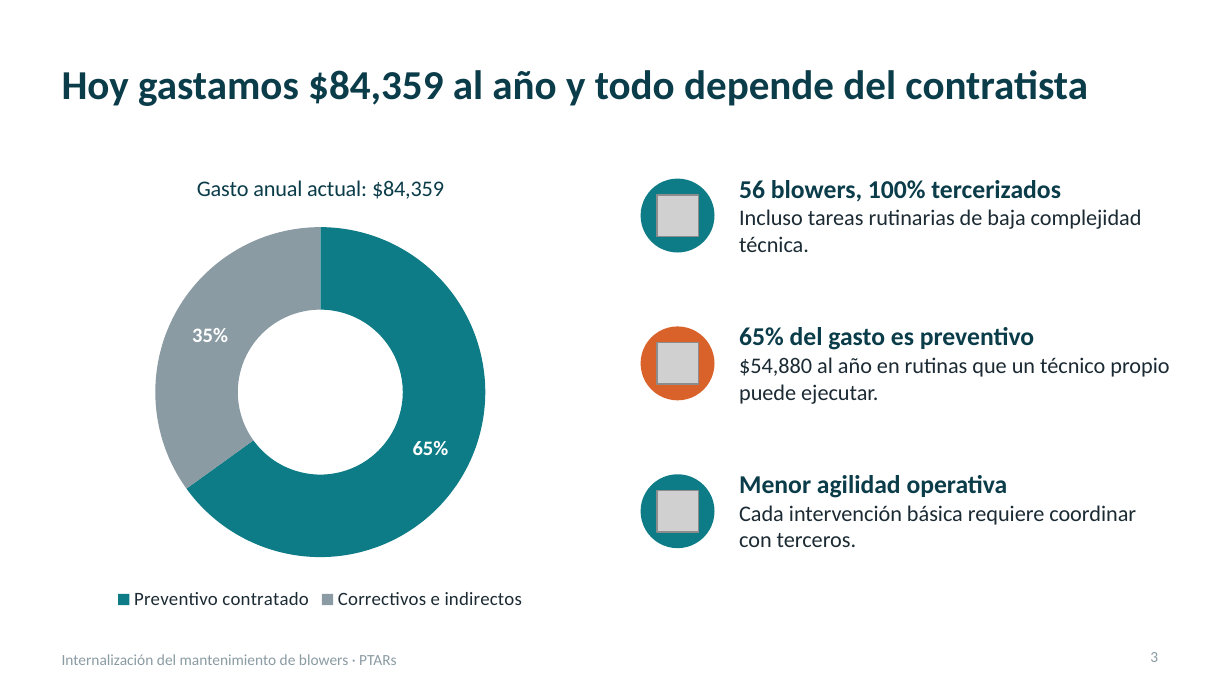
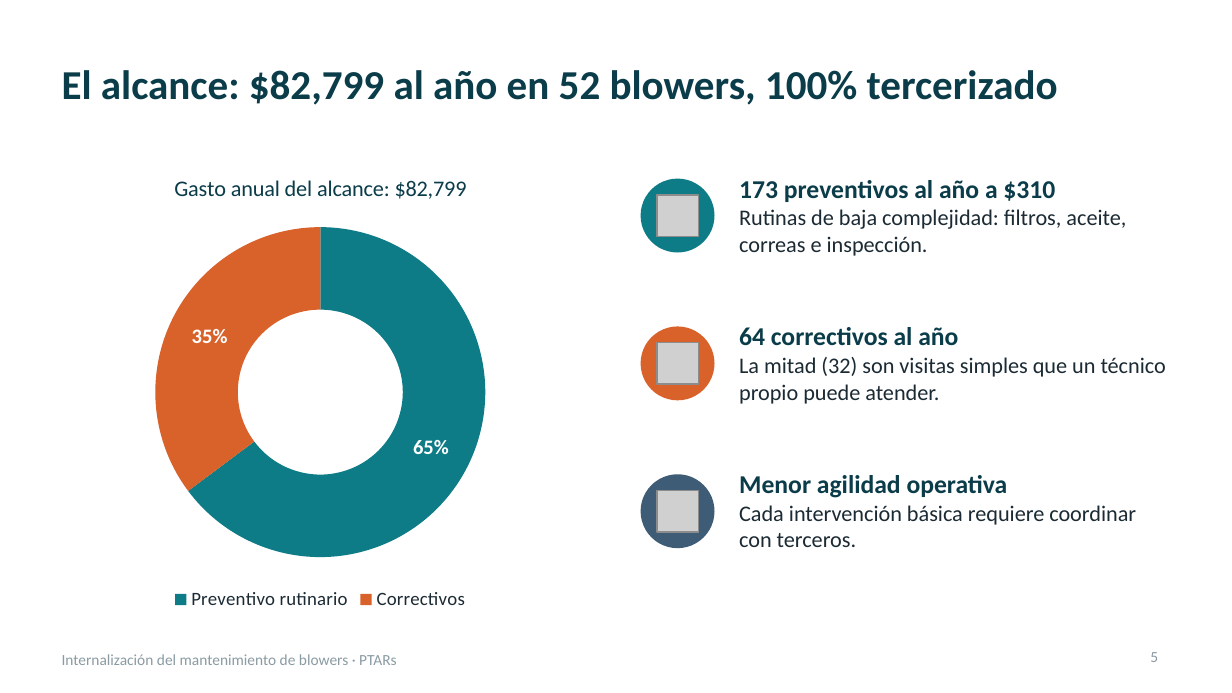
Before and after one commit to jjsamcar/Codigo-IA, a slide deck: slide 5 of presentaciones/Blowers_PTARs_Resumen_Gerencia.pptx (slide 3 before the commit). Drawn at 1232x693 pixels with LibreOffice and Linux fonts; fonts in the diff are those of the drawing; grey boxes stand for pictures. Boxes give left, top, right and bottom in pixels: in the first picture for what was removed or moved away, otherwise in the second. Text is boxed around its words. In the diff, an @@ line names an element or a change of style, - is before the commit and + after.

```diff
--- a/presentaciones/Blowers_PTARs_Resumen_Gerencia.pptx
+++ b/presentaciones/Blowers_PTARs_Resumen_Gerencia.pptx
@@ title at box(62, 70, 1058, 105): text changed @@
-Hoy gastamos $84,359 al año y todo depende del contratista
+El alcance: $82,799 al año en 52 blowers, 100% tercerizado
@@ doughnut chart at box(62, 154, 579, 616) @@
@@ title "Gasto anual actual: $84,359" to "Gasto anual del alcance: $82,799" @@
-categories: Preventivo contratado, Correctivos e indirectos
+categories: Preventivo rutinario, Correctivos
@@ colours of single points changed @@
@@ text at box(739, 180, 1126, 256): text changed @@
-56 blowers, 100% tercerizados
-Incluso tareas rutinarias de baja complejidad técnica.
+173 preventivos al año a $310
+Rutinas de baja complejidad: filtros, aceite, correas e inspección.
@@ text at box(739, 327, 1166, 404): text changed @@
-65% del gasto es preventivo
-$54,880 al año en rutinas que un técnico propio puede ejecutar.
+64 correctivos al año
+La mitad (32) son visitas simples que un técnico propio puede atender.
@@ ellipse at box(641, 474, 715, 548): fill #0E7C86 to #3E5C76 @@
@@ page number at box(1150, 652, 1158, 662): text changed @@
-3
+5
```
Also in this commit, not shown: 11 other slides changed, 2 slides added.
